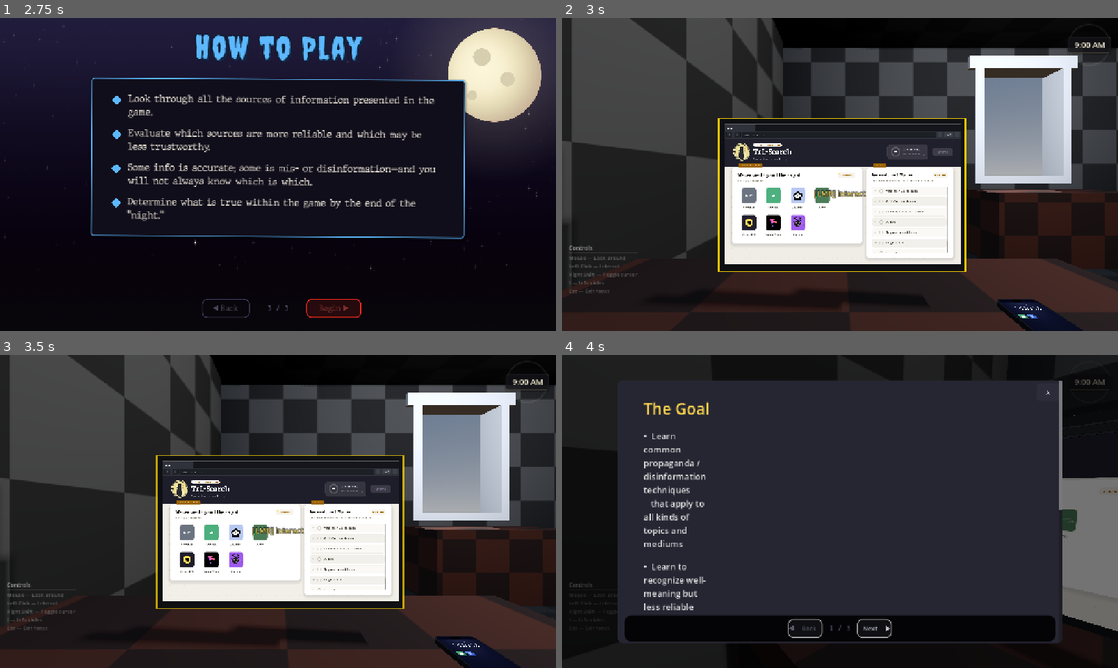
Above: before the commit, frames 1-4 (two rows, left to right).
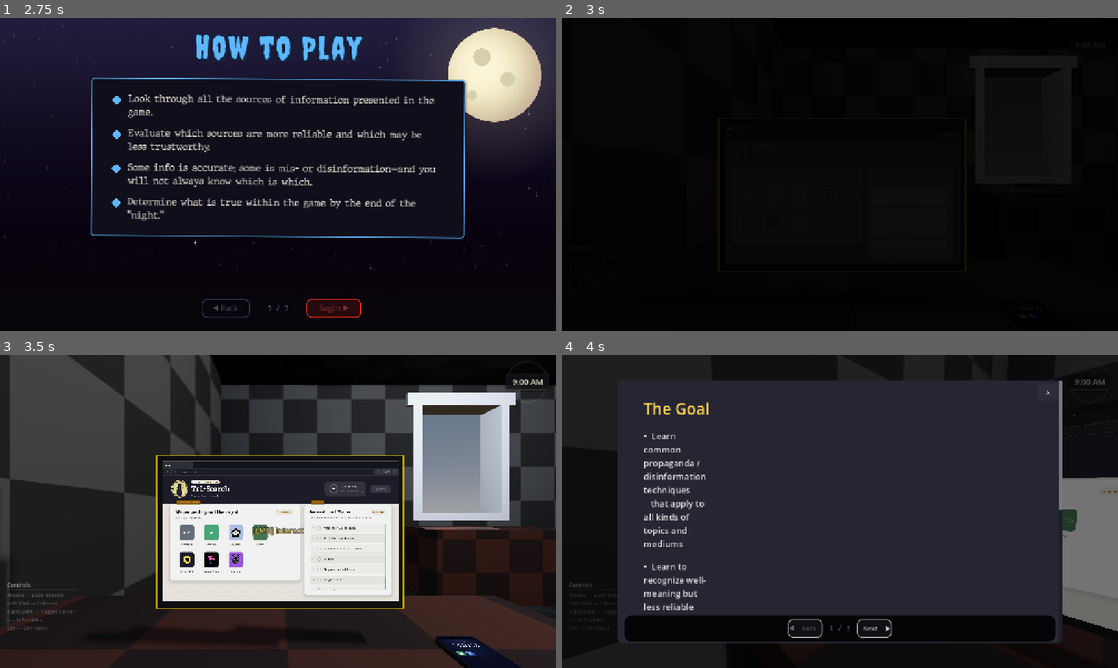
Above: after the commit, the same moments.

Repository: nickcyran/werewolf-on-campus
Game: Godot game, scene res://features/landing_page/landing_page.tscn
The game is run twice, just before and just after one commit, with the same random seed, the same clock (stepped at 60 frames per second) and the same inputs. The engine's default icon, where the game draws it, is replaced by a stand-in: a white triangle on a blue panel in a dark square. Video files are missing from this copy of the repository; at most half a second of black plays in their place. Sound files missing from this copy of the repository are replaced by a short silence.
Inputs (mouse positions are in pixels of both pictures, inside the frame that each line leads up to):
- Up to frame 1 (2.75 s): click "Next" at 0.5 s; click "Next" at 1.25 s; click "Begin" at 2 s
- Up to frame 2 (3 s): tap Enter at 2.75 s; move the mouse to (962, 158) at 2.77 s; press the mouse at (962, 158) at 2.78 s
- Up to frame 3 (3.5 s): no input
- Up to frame 4 (4 s): move the mouse to (812, 511) at 3.52 s; release the mouse at (812, 511) at 3.53 s; tap I (toggle_info) at 3.6 s; click (812, 511) at 3.67 s

Frame 1 is identical in both runs. In frame 2, 85% of the frame differs, in the area x 0-100%, y 0-100%; in frame 3, less than 0.1%; in frame 4, nothing differs.

Commit message:
updated video to be optimized

Diff:
--- a/core/interaction/focus_system.gd
+++ b/core/interaction/focus_system.gd
@@ -67,8 +67,7 @@
 		return
 
 	# force the embedded viewport to render while focused
-	if target.embedded_viewport:
-		target.embedded_viewport.render_target_update_mode = SubViewport.UPDATE_ALWAYS
+	target.set_screen_focused(true)
 
 	focused_node = _resolve_focus_node()
 	saved_transform = focused_node.global_transform
@@ -82,9 +81,9 @@
 func unfocus() -> void:
 	set_fullscreen(false)
 
-	# revert viewport to low-cost mode when leaving focus
-	if target and target.embedded_viewport:
-		target.embedded_viewport.render_target_update_mode = SubViewport.UPDATE_WHEN_PARENT_VISIBLE
+	# revert viewport to its throttled idle refresh when leaving focus
+	if target:
+		target.set_screen_focused(false)
 	_tween_to(saved_transform, GameManager.release_focus)
 
 
--- a/core/interaction/interactable.gd
+++ b/core/interaction/interactable.gd
@@ -19,12 +19,25 @@
 @export var hold_distance: float = 0.35
 @export var hold_offset := Vector3(0.0, -0.03, 0.0)
 
+@export_group("Embedded Screen")
+## Screen refreshes per second while the player is not focused on this object. The
+## screens are several times larger than the main viewport, so redrawing them every
+## frame when nobody is reading them is the single biggest cost in the room. Set to 0
+## to freeze the screen entirely until it is focused.
+@export_range(0.0, 60.0, 0.5) var idle_refresh_hz: float = 6.0
+## Web GPUs cannot absorb the supersampled screens, so the render target is scaled on
+## that platform only. 0.5 drops both screens to their authored 2D size (no
+## supersampling); 1.0 keeps the full authored resolution.
+@export_range(0.25, 1.0, 0.05) var web_resolution_scale: float = 0.5
+
 var focus_point: Marker3D
 var embedded_viewport: SubViewport
 
 var _mesh: GeometryInstance3D
 var _outline: ShaderMaterial
 var _is_hovered: bool
+var _screen_focused := false
+var _idle_elapsed: float = 0.0
 
 
 func _ready() -> void:
@@ -33,6 +46,39 @@
 	# Fetch subviewport safely
 	if !viewport_path.is_empty():
 		embedded_viewport = get_node_or_null(viewport_path) as SubViewport
+
+	set_process(embedded_viewport != null)
+	if embedded_viewport:
+		if OS.has_feature("web") && web_resolution_scale < 1.0:
+			embedded_viewport.size = Vector2i(Vector2(embedded_viewport.size) * web_resolution_scale)
+		# One render so the screen has content, then the idle throttle drives it.
+		embedded_viewport.render_target_update_mode = SubViewport.UPDATE_ONCE
+
+
+## Unfocused screens redraw at [member idle_refresh_hz] instead of every frame.
+## UPDATE_ONCE renders a single frame and reverts to disabled on its own, so the last
+## drawn image stays on the quad in between.
+func _process(delta: float) -> void:
+	if _screen_focused || idle_refresh_hz <= 0.0:
+		return
+
+	_idle_elapsed += delta
+	if _idle_elapsed < 1.0 / idle_refresh_hz:
+		return
+
+	_idle_elapsed = 0.0
+	embedded_viewport.render_target_update_mode = SubViewport.UPDATE_ONCE
+
+
+## Driven by [FocusSystem]: a screen being read has to run at the full frame rate.
+func set_screen_focused(focused: bool) -> void:
+	if !embedded_viewport:
+		return
+
+	_screen_focused = focused
+	_idle_elapsed = 0.0
+	embedded_viewport.render_target_update_mode = \
+		SubViewport.UPDATE_ALWAYS if focused else SubViewport.UPDATE_ONCE
 
 
 func set_hovered(hovered: bool) -> void:
--- a/features/landing_page/landing_page.gd
+++ b/features/landing_page/landing_page.gd
@@ -16,6 +16,7 @@
 var _slide_index: int = 0
 var _is_sliding := false
 var _started := false
+var _room_requested := false
 
 
 func _ready() -> void:
@@ -25,6 +26,7 @@
 	_begin_btn.pressed.connect(_start_game)
 	_update_nav()
 	_start_ambient()
+	_preload_room()
 
 	# simple fade in from black
 	var tw := create_tween().set_trans(Tween.TRANS_QUAD).set_ease(Tween.EASE_OUT)
@@ -118,6 +120,17 @@
 
 # -- start game ---------------------------------------------------------------
 
+## The room pulls in the browser, every site scene and the phone, which is far too much
+## to load on the main thread once Begin is pressed. It goes onto a background thread
+## while the player is still reading the slides instead.
+func _preload_room() -> void:
+	# Let the first layout and paint settle before adding load traffic.
+	await get_tree().process_frame
+	await get_tree().process_frame
+
+	_room_requested = ResourceLoader.load_threaded_request(ROOM_SCENE) == OK
+
+
 func _start_game() -> void:
 	if _started:
 		return
@@ -129,7 +142,23 @@
 	var tw := create_tween().set_trans(Tween.TRANS_QUAD).set_ease(Tween.EASE_IN)
 	tw.tween_property(_fade_overlay, "modulate:a", 1.0, 0.6)
 	tw.tween_interval(0.2)
-	tw.tween_callback(func():
-		DayClock.start()
-		get_tree().change_scene_to_file(ROOM_SCENE)
-	)
+	await tw.finished
+
+	var room: PackedScene = await _await_room()
+	DayClock.start()
+	get_tree().change_scene_to_packed(room)
+
+
+## Holds on black for whatever the background load has not already covered — usually
+## nothing. Falls back to a blocking load if the threaded request never took.
+func _await_room() -> PackedScene:
+	while _room_requested:
+		match ResourceLoader.load_threaded_get_status(ROOM_SCENE):
+			ResourceLoader.THREAD_LOAD_LOADED:
+				return ResourceLoader.load_threaded_get(ROOM_SCENE)
+			ResourceLoader.THREAD_LOAD_IN_PROGRESS:
+				await get_tree().process_frame
+			_:
+				break
+
+	return load(ROOM_SCENE)
--- a/features/room/room.gd
+++ b/features/room/room.gd
@@ -1 +1,16 @@
 extends Node3D
+
+const FADE_IN_DURATION := 0.7
+
+@onready var _fade_overlay: ColorRect = %FadeOverlay
+
+
+## The landing page hands over on a full black screen, so the room lifts that same black
+## rather than cutting straight to the lit scene. The first frames here are the most
+## expensive ones — both screen SubViewports render for the first time — so the fade
+## also covers whatever hitch that costs.
+func _ready() -> void:
+	var tw := create_tween().set_trans(Tween.TRANS_QUAD).set_ease(Tween.EASE_OUT)
+	tw.tween_interval(0.1)
+	tw.tween_property(_fade_overlay, "modulate:a", 0.0, FADE_IN_DURATION)
+	tw.tween_callback(_fade_overlay.hide)
--- a/features/room/room.tscn
+++ b/features/room/room.tscn
@@ -53,6 +53,19 @@
 
 [node name="Room" type="Node3D" unique_id=2024368730]
 script = ExtResource("1_qwhiq")
+
+[node name="FadeLayer" type="CanvasLayer" parent="."]
+layer = 250
+
+[node name="FadeOverlay" type="ColorRect" parent="FadeLayer"]
+unique_name_in_owner = true
+anchors_preset = 15
+anchor_right = 1.0
+anchor_bottom = 1.0
+grow_horizontal = 2
+grow_vertical = 2
+mouse_filter = 2
+color = Color(0, 0, 0, 1)
 
 [node name="FocusSystem" type="Node" parent="." node_paths=PackedStringArray("fullscreen_layer", "fullscreen_texture") unique_id=1245401149]
 script = ExtResource("fs_1")
@@ -115,7 +128,7 @@
 size = Vector2i(2560, 1440)
 size_2d_override = Vector2i(1280, 720)
 size_2d_override_stretch = true
-render_target_update_mode = 4
+render_target_update_mode = 1
 
 [node name="Browser" parent="Interactables/Computer/Screen/SubViewport" unique_id=1089262983 instance=ExtResource("4_34v3w")]
 
@@ -183,6 +196,6 @@
 size = Vector2i(1684, 3120)
 size_2d_override = Vector2i(842, 1560)
 size_2d_override_stretch = true
-render_target_update_mode = 4
+render_target_update_mode = 1
 
 [node name="Phone" parent="Interactables/Phone/Screen/SubViewport" unique_id=474418138 instance=ExtResource("phone_1")]
Not shown, changed: .github/workflows/godot-web-pages.yml
